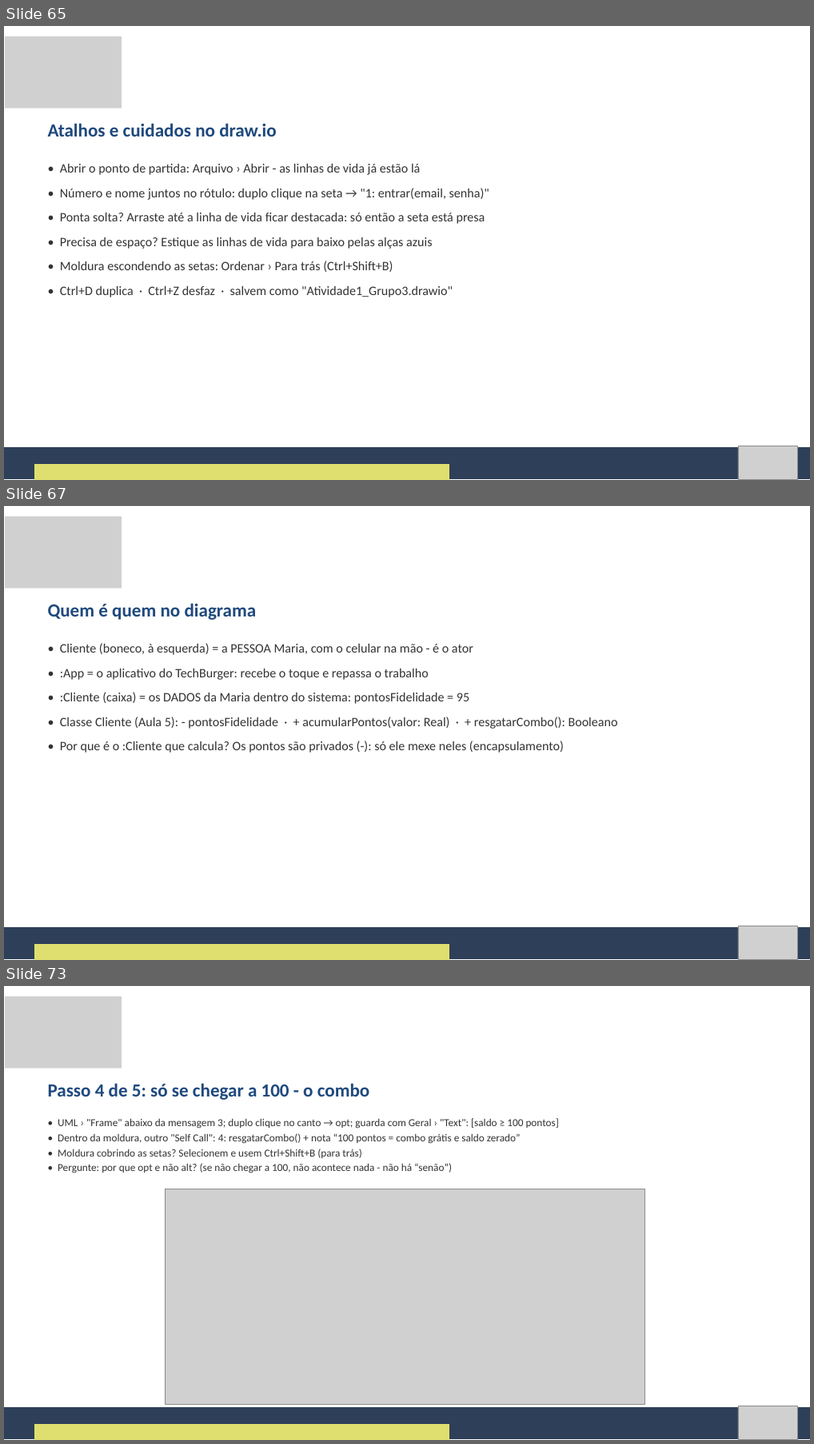
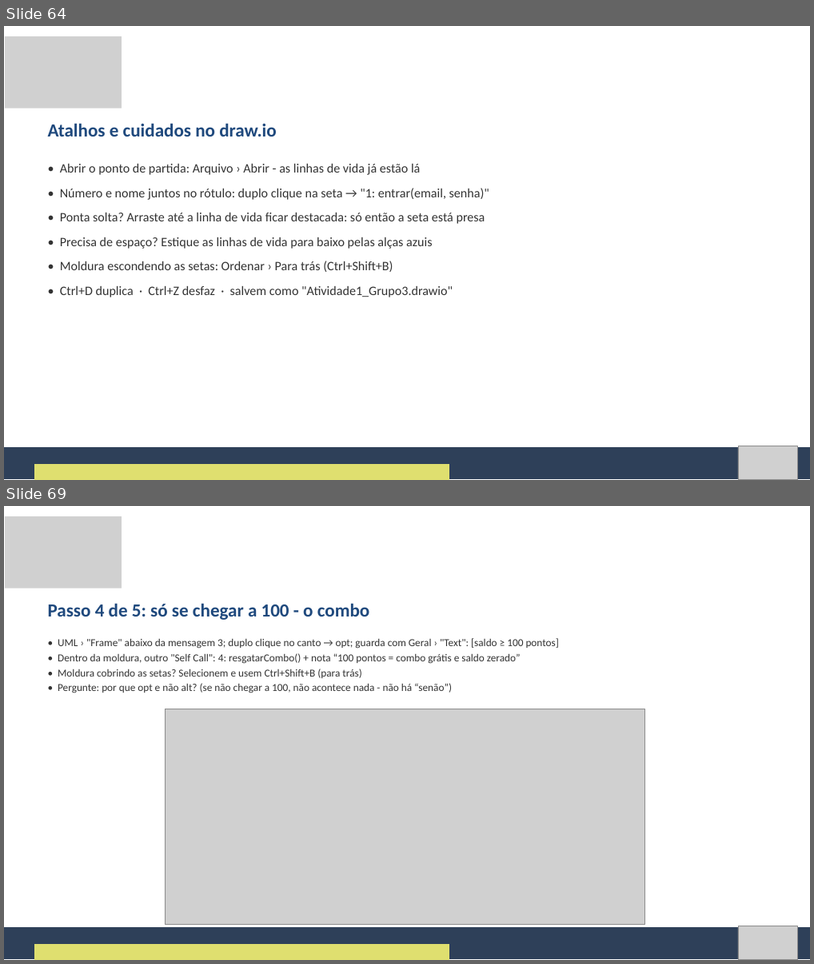
Before and after one commit to Natan20/Curso-Modelagem-De-Sistemas-Material, a slide deck: Aula 08 - 09-10-2026/Aula 8 - Slides.pptx. Shown one above the other, each under a label of ours: slides 65, 67 and 73 before the commit, slides 64 and 69 after it; the slides between them are not shown. The pictures are 814x1444 and 814x964 pixels, drawn with LibreOffice and Linux fonts; fonts in the diff are those of the drawing; grey boxes stand for pictures. Boxes give left, top, right and bottom in pixels: in the first picture for what was removed or moved away, otherwise in the second. Text is boxed around its words. In the diff, an @@ line names an element or a change of style, - is before the commit and + after.

Commit message:
Aula 8: atividade guiada direto nos passos, sem slides de história
Remove os slides da história, 'quem é quem', 'primeiro no quadro',
'lendo o mapa da tela' e 'conferindo com dois clientes' (122 -> 117 slides);
troca 'Maria' por 'o cliente'. Apostila (docx/pdf) acompanha.

```diff
--- a/Aula 08 - 09-10-2026/Aula 8 - Slides.pptx
+++ b/Aula 08 - 09-10-2026/Aula 8 - Slides.pptx
@@ slide 67 removed at <box>4,506,810,960</box>, background #FFFFFF @@
@@ picture removed at <box>5,516,122,588</box> @@
@@ text removed at <box>48,603,257,620</box> @@
-Quem é quem no diagrama
@@ text removed at <box>60,643,618,752</box> @@
-• Cliente (boneco, à esquerda) = a PESSOA Maria, com o celular na mão - é o ator
-• :App = o aplicativo do TechBurger: recebe o toque e repassa o trabalho
-• :Cliente (caixa) = os DADOS da Maria dentro do sistema: pontosFidelidade = 95
-• Classe Cliente (Aula 5): - pontosFidelidade · + acumularPontos(valor: Real) · + resgatarCombo(): Booleano
-• Por que é o :Cliente que calcula? Os pontos são privados (-): só ele mexe neles (encapsulamento)
@@ freeform shape removed at <box>4,927,810,959</box> @@
@@ picture removed at <box>738,926,798,959</box> @@
@@ freeform shape removed at <box>34,944,450,960</box> @@
@@ what was slide 65 is now slide 64 @@
@@ what was slide 73 is now slide 69 @@
```
Also in this commit, not shown: 7 slides changed, 4 other slides removed, 2 other files.
